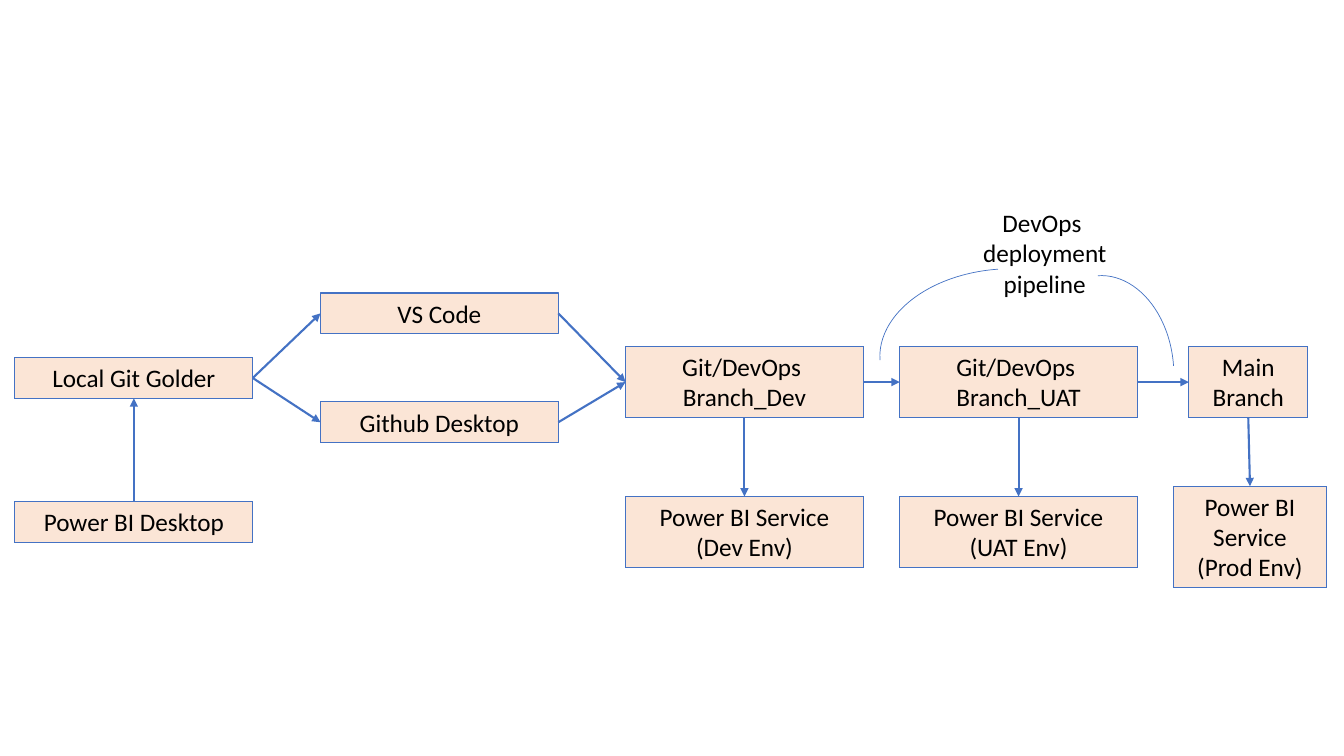
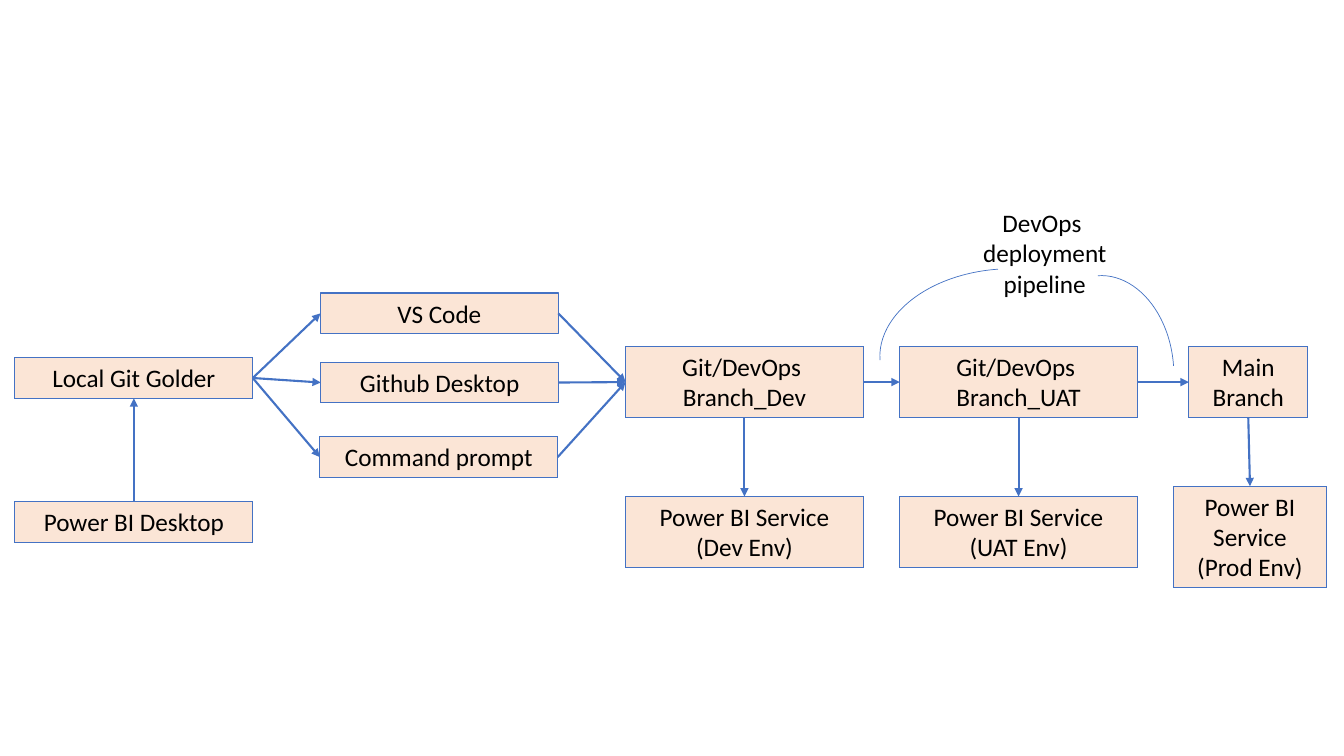
Before and after one commit to Vasanth101742/VasanthRepos2, a slide deck: slide 3 of LEARNING/Power BI/New Microsoft PowerPoint Presentation.pptx (slide 2 before the commit). Drawn at 1344x756 pixels with LibreOffice and Linux fonts; fonts in the diff are those of the drawing. Boxes give left, top, right and bottom in pixels: in the first picture for what was removed or moved away, otherwise in the second. Text is boxed around its words. In the diff, an @@ line names an element or a change of style, - is before the commit and + after.

```diff
--- a/LEARNING/Power BI/New Microsoft PowerPoint Presentation.pptx
+++ b/LEARNING/Power BI/New Microsoft PowerPoint Presentation.pptx
@@ arrow moved from (253, 378) - (321, 422) to (253, 378) - (321, 383) @@
@@ arrow added from (253, 378) to (320, 457), #4472C4 1.5 pt @@
@@ rectangle "Github Desktop": place and size @@
-rectangle "Github Desktop" at <box>321,402,559,443</box>
+rectangle "Github Desktop" at <box>321,362,559,402</box>
@@ arrow added from (558, 457) to (626, 382), #4472C4 1.5 pt @@
@@ arrow moved from (559, 422) - (626, 382) to (559, 383) - (626, 382) @@
@@ rectangle added at <box>320,437,558,477</box>, fill #FBE5D6, outline #4472C4 0.75 pt, 18 pt, text #000000 @@
+Command prompt
```
Also in this commit, not shown: 1 slide added, 2 other files.
